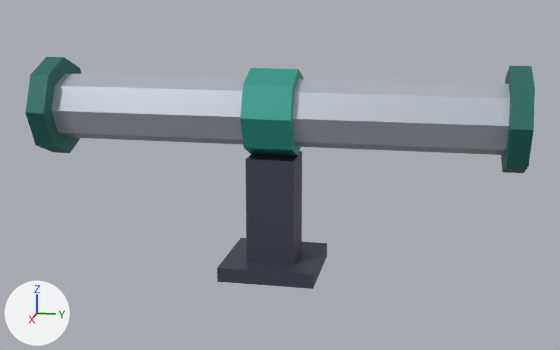
Two versions of the Blender file assets/managed-models/factory-floor/pipe-straight/pipe-straight.blend, one commit apart.
Rendered twice from a 50 mm lens placed at (1.552, 0.322, 0.596), pointed at (0.001, 0.012, 0.208). Lighting does not change. The marker at lower left points along +X, +Y and +Z. The picture after the commit comes second.

The first picture shows 'pipe-straight'.
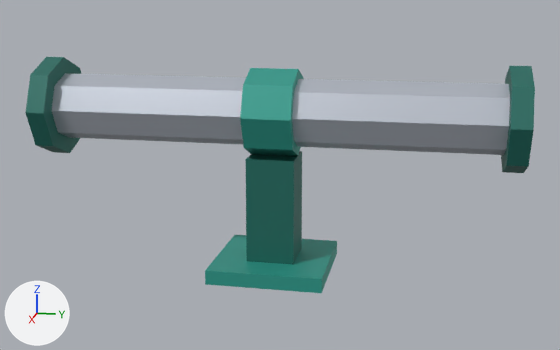
Pixel boxes [x1, y1, x2, y2] of what changed, in the pictures (560 x 350 px; the box of a moved part takes in the faces that stretch with it):
```json
{"object": "pipe-straight", "change": "reshaped, surface changed", "before": [25, 57, 535, 289], "after": [25, 57, 535, 293]}
{"part": 1, "of": "me_pipe_straight", "change": "moved or reshaped", "before": [217, 238, 327, 289], "after": [205, 235, 337, 293]}
{"part": 2, "of": "me_pipe_straight", "change": "moved or reshaped", "before": [245, 152, 302, 265], "after": [245, 152, 302, 265]}
{"part": 3, "of": "me_pipe_straight", "change": "surface changed", "before": [217, 152, 327, 289], "after": [205, 152, 337, 293]}
```

The change, as JSON lines over the scene's bpy script:
```json
{"block": "me_pipe_straight", "where": "# used by ob_pipe_straight; location = (0.0, 0.0, 0.0)"}
{"block": "me_pipe_straight", "where": "# before: 64 (-0.05, -0.05, 0.0), 65 (0.05, -0.05, 0.0), 66 (0.05, 0.05, 0.0), 67 (-0.05, 0.05, 0.0)"}
{"op": "remove", "block": "me_pipe_straight", "code": "me_pipe_straight.from_pydata(...)  # 80 vertices, 52 faces; spans x -0.105..0.105, y -0.5..0.5, z 0.0..0.445"}
{"op": "add", "block": "me_pipe_straight", "code": "me_pipe_straight.from_pydata(...)  # 80 vertices, 52 faces; spans x -0.12..0.12, y -0.5..0.5, z 0.0..0.445"}
{"block": "me_pipe_straight", "change": "me_pipe_straight part 1: the loose piece of 8 vertices spanning x -0.1..0.1, y -0.1..0.1, z 0.0..0.03 is scaled about its middle by (1.2, 1.2, 1)"}
{"block": "me_pipe_straight", "change": "me_pipe_straight part 2"}
{"op": "add", "block": "me_pipe_straight", "code": "for i in [*range(64, 68)]: me_pipe_straight.vertices[i].co += Vector((0.0, 0.0, 0.03))"}
{"block": "me_pipe_straight", "change": "me_pipe_straight part 3: texture (UV) coordinates of 12 of 52 faces, centred in x -0.1..0.1, y -0.1..0.1, z 0.0..0.25, changed; they spanned u 0.31..0.31, v 0.83..0.83 and now span u 0.31..0.44, v 0.5..0.5"}
```
